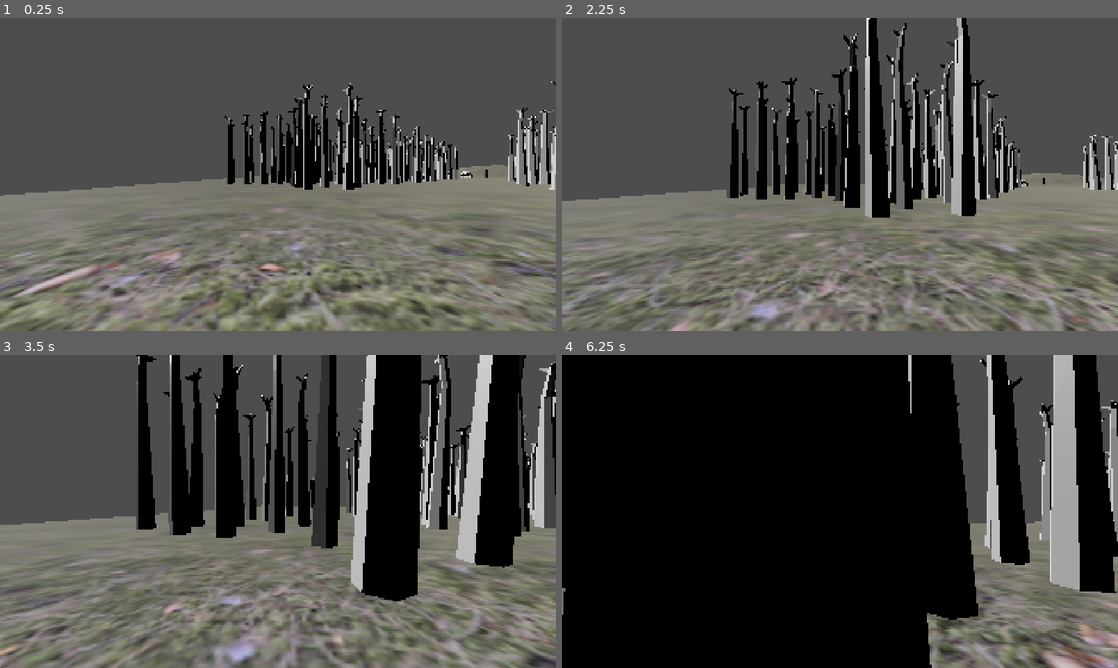
Above: before the commit, frames 1-4 (two rows, left to right).
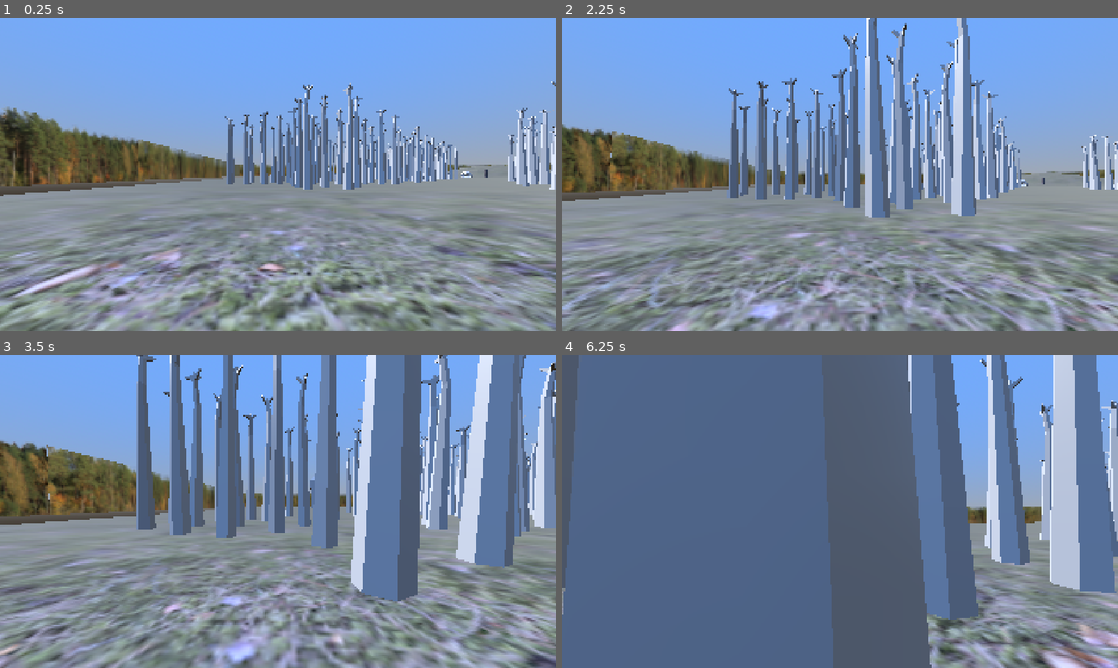
Above: after the commit, the same moments.

Repository: Bruder27/Forest-Scouting
Game: Godot game, scene res://1. scenes/main.tscn
Same seed, same stepped clock (60 frames per second), same inputs: the game is played once before the commit and once after it.
Inputs (mouse positions are in pixels of both pictures, inside the frame that each line leads up to):
- Up to frame 1 (0.25 s): no input
- Up to frame 2 (2.25 s): tap Enter at 0.5 s; move the mouse to (867, 174) at 0.52 s; hold Shift (sprint) 0.53-1.28 s; hold W (move_forward) from 0.53 s (still down); move the mouse to (812, 174) at 1.27 s; tap Shift (sprint) at 1.35 s; move the mouse to (851, 168) at 2.02 s; hold Shift (sprint) from 2.03 s (still down)
- Up to frame 3 (3.5 s): keep holding W (move_forward); move the mouse to (272, 517) at 2.77 s; release Shift (sprint) at 2.78 s; tap Shift (sprint) at 2.85 s
- Up to frame 4 (6.25 s): move the mouse to (878, 514) at 3.52 s; hold Shift (sprint) 3.53-4.28 s; move the mouse to (795, 508) at 4.27 s; tap Shift (sprint) at 4.35, 5.85 s; move the mouse to (845, 511) at 5.02 s; hold Shift (sprint) 5.03-5.78 s; move the mouse to (817, 505) at 5.77 s; release W (move_forward) at 5.78 s; hold D (move_right) from 5.78 s (still down)

The runs differ from the first frame. In frame 1, 98% of the frame differs, in the area x 0-100%, y 0-100%; in frame 2, 99%; in frame 3, 99%; in frame 4, 100%.

Commit message:
added fog, sky and forest background

Diff:
--- a/1. scenes/main.tscn
+++ b/1. scenes/main.tscn
@@ -9,6 +9,24 @@
 [ext_resource type="PackedScene" uid="uid://htu1dp71qly" path="res://objects/sosna.glb" id="7_272bh"]
 [ext_resource type="Script" uid="uid://cuv1pw2drr1hg" path="res://2. scripts/pause_menu.gd" id="8_5vw27"]
 [ext_resource type="PackedScene" uid="uid://e2banc07m7ff" path="res://objects/note.glb" id="10_4c57u"]
+[ext_resource type="Texture2D" uid="uid://cs08g3mf6v1bc" path="res://assets/background_forest.png" id="10_w7oib"]
+
+[sub_resource type="ProceduralSkyMaterial" id="ProceduralSkyMaterial_w7oib"]
+sky_top_color = Color(0.4392157, 0.6666667, 1, 1)
+
+[sub_resource type="Sky" id="Sky_vghmk"]
+sky_material = SubResource("ProceduralSkyMaterial_w7oib")
+
+[sub_resource type="Environment" id="Environment_vghmk"]
+background_mode = 2
+sky = SubResource("Sky_vghmk")
+ambient_light_sky_contribution = 0.8
+fog_mode = 1
+fog_density = 0.9
+fog_sky_affect = 0.0
+fog_depth_curve = 2.0
+volumetric_fog_enabled = true
+volumetric_fog_density = 0.01
 
 [node name="Main" type="Node3D" unique_id=1933362152]
 script = ExtResource("1_5vw27")
@@ -88,10 +106,10 @@
 [node name="house" parent="." unique_id=1138461396 instance=ExtResource("5_7mycd")]
 transform = Transform3D(1, 0, 0, 0, 1, 0, 0, 0, 1, -90.126656, 0, 82.036)
 
-[node name="Cube_001" parent="house" index="0" unique_id=710446642]
+[node name="Cube_001" parent="house" index="0" unique_id=1551515049]
 layers = 2
 
-[node name="StaticBody3D" parent="house/Cube_001" index="0" unique_id=829587092]
+[node name="StaticBody3D" parent="house/Cube_001" index="0" unique_id=2092788745]
 collision_layer = 2
 collision_mask = 2
 
@@ -1008,6 +1026,91 @@
 [node name="tree323" parent="Trees" unique_id=842292338 instance=ExtResource("7_272bh")]
 transform = Transform3D(0.0352515, 0, -0.99937856, 0, 1, 0, 0.99937856, 0, 0.0352515, 94.201935, -5.0887465e-06, 16.281586)
 
+[node name="WorldEnvironment" type="WorldEnvironment" parent="." unique_id=888045831]
+environment = SubResource("Environment_vghmk")
+
+[node name="background_trees" type="Node3D" parent="." unique_id=639071052]
+transform = Transform3D(5, 0, 0, 0, 5, 0, 0, 0, 5, -91.12863, 5.294, 119.55946)
+
+[node name="background" type="Sprite3D" parent="background_trees" unique_id=68583721]
+texture = ExtResource("10_w7oib")
+
+[node name="background2" type="Sprite3D" parent="background_trees" unique_id=542363517]
+transform = Transform3D(1, 0, 0, 0, 1, 0, 0, 0, 1, 9.267462, 0, 0)
+texture = ExtResource("10_w7oib")
+
+[node name="background3" type="Sprite3D" parent="background_trees" unique_id=1458573974]
+transform = Transform3D(1, 0, 0, 0, 1, 0, 0, 0, 1, 27.6964, 0, 0)
+texture = ExtResource("10_w7oib")
+
+[node name="background4" type="Sprite3D" parent="background_trees" unique_id=341658555]
+transform = Transform3D(1, 0, 0, 0, 1, 0, 0, 0, 1, 18.42894, 0, 0)
+texture = ExtResource("10_w7oib")
+
+[node name="background5" type="Sprite3D" parent="background_trees" unique_id=563031512]
+transform = Transform3D(1, 0, 0, 0, 1, 0, 0, 0, 1, 36.931, 0, 0)
+texture = ExtResource("10_w7oib")
+
+[node name="background16" type="Sprite3D" parent="background_trees" unique_id=699444050]
+transform = Transform3D(-4.3711392e-08, 0, 1, 0, 1, 0, -1, 0, -4.3711392e-08, 41.57332, 0, -4.6429615)
+texture = ExtResource("10_w7oib")
+
+[node name="background17" type="Sprite3D" parent="background_trees" unique_id=1204111603]
+transform = Transform3D(-4.3711392e-08, 0, 1, 0, 1, 0, -1, 0, -4.3711392e-08, 41.57332, 0, -13.910429)
+texture = ExtResource("10_w7oib")
+
+[node name="background18" type="Sprite3D" parent="background_trees" unique_id=32413332]
+transform = Transform3D(-4.3711392e-08, 0, 1, 0, 1, 0, -1, 0, -4.3711392e-08, 41.57332, 0, -32.339367)
+texture = ExtResource("10_w7oib")
+
+[node name="background19" type="Sprite3D" parent="background_trees" unique_id=259497571]
+transform = Transform3D(-4.3711392e-08, 0, 1, 0, 1, 0, -1, 0, -4.3711392e-08, 41.57332, 0, -23.071907)
+texture = ExtResource("10_w7oib")
+
+[node name="background20" type="Sprite3D" parent="background_trees" unique_id=895419364]
+transform = Transform3D(-4.3711392e-08, 0, 1, 0, 1, 0, -1, 0, -4.3711392e-08, 41.57332, 0, -41.57397)
+texture = ExtResource("10_w7oib")
+
+[node name="background6" type="Sprite3D" parent="background_trees" unique_id=1628436965]
+transform = Transform3D(-1, 0, -8.7422784e-08, 0, 1, 0, 8.7422784e-08, 0, -1, 36.93035, 0, -46.216286)
+texture = ExtResource("10_w7oib")
+
+[node name="background7" type="Sprite3D" parent="background_trees" unique_id=1252327311]
+transform = Transform3D(-1, 0, -8.7422784e-08, 0, 1, 0, 8.7422784e-08, 0, -1, 27.662888, 0, -46.216286)
+texture = ExtResource("10_w7oib")
+
+[node name="background8" type="Sprite3D" parent="background_trees" unique_id=959259995]
+transform = Transform3D(-1, 0, -8.7422784e-08, 0, 1, 0, 8.7422784e-08, 0, -1, 9.233948, 0, -46.216286)
+texture = ExtResource("10_w7oib")
+
+[node name="background9" type="Sprite3D" parent="background_trees" unique_id=663992857]
+transform = Transform3D(-1, 0, -8.7422784e-08, 0, 1, 0, 8.7422784e-08, 0, -1, 18.501408, 0, -46.216286)
+texture = ExtResource("10_w7oib")
+
+[node name="background10" type="Sprite3D" parent="background_trees" unique_id=232827663]
+transform = Transform3D(-1, 0, -8.7422784e-08, 0, 1, 0, 8.7422784e-08, 0, -1, -0.00065612793, 0, -46.216286)
+texture = ExtResource("10_w7oib")
+
+[node name="background11" type="Sprite3D" parent="background_trees" unique_id=625909200]
+transform = Transform3D(1.3113417e-07, 0, -1, 0, 1, 0, 1, 0, 1.3113417e-07, -4.642973, 0, -41.573326)
+texture = ExtResource("10_w7oib")
+
+[node name="background12" type="Sprite3D" parent="background_trees" unique_id=2018739478]
+transform = Transform3D(1.3113417e-07, 0, -1, 0, 1, 0, 1, 0, 1.3113417e-07, -4.642973, 0, -32.30586)
+texture = ExtResource("10_w7oib")
+
+[node name="background13" type="Sprite3D" parent="background_trees" unique_id=1541138150]
+transform = Transform3D(1.3113417e-07, 0, -1, 0, 1, 0, 1, 0, 1.3113417e-07, -4.642971, 0, -13.876919)
+texture = ExtResource("10_w7oib")
+
+[node name="background14" type="Sprite3D" parent="background_trees" unique_id=154705540]
+transform = Transform3D(1.3113417e-07, 0, -1, 0, 1, 0, 1, 0, 1.3113417e-07, -4.642973, 0, -23.14438)
+texture = ExtResource("10_w7oib")
+
+[node name="background15" type="Sprite3D" parent="background_trees" unique_id=663233122]
+transform = Transform3D(1.3113417e-07, 0, -1, 0, 1, 0, 1, 0, 1.3113417e-07, -4.642969, 0, -4.642315)
+texture = ExtResource("10_w7oib")
+
 [connection signal="pressed" from="CanvasLayer/PauseMenu/Panel/Resume" to="CanvasLayer/PauseMenu" method="_on_resume_pressed"]
 [connection signal="pressed" from="CanvasLayer/PauseMenu/Panel/Exit" to="CanvasLayer/PauseMenu" method="_on_exit_pressed"]
 
--- a/1. scenes/player.tscn
+++ b/1. scenes/player.tscn
@@ -17,6 +17,7 @@
 
 [node name="RayCast3D" type="RayCast3D" parent="CameraPivot/Camera3D" unique_id=1733440685]
 transform = Transform3D(1, 0, 0, 0, -4.371139e-08, -1, 0, 1, -4.371139e-08, 0, 0, 0)
+visible = false
 target_position = Vector3(0, -2, 0)
 collision_mask = 2
 
Binary file added: assets/background_forest.png
Not shown, added: assets/background_forest.png.import
Binary file added: assets/sky.png
Not shown, added: assets/sky.png.import
